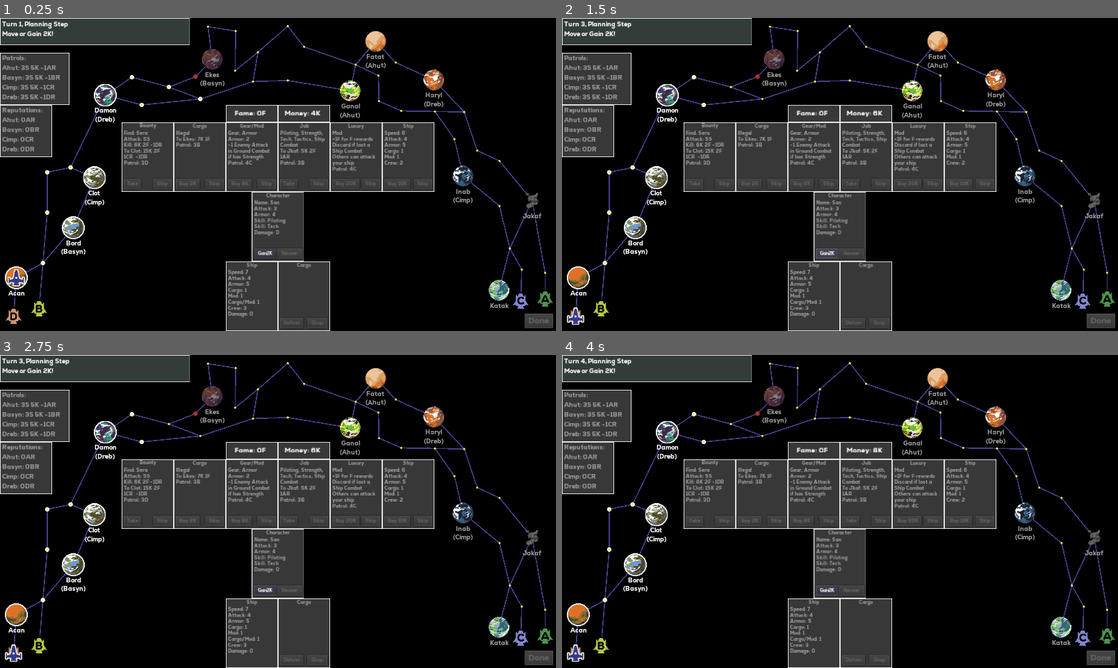
Above: before the commit, frames 1-4 (two rows, left to right).
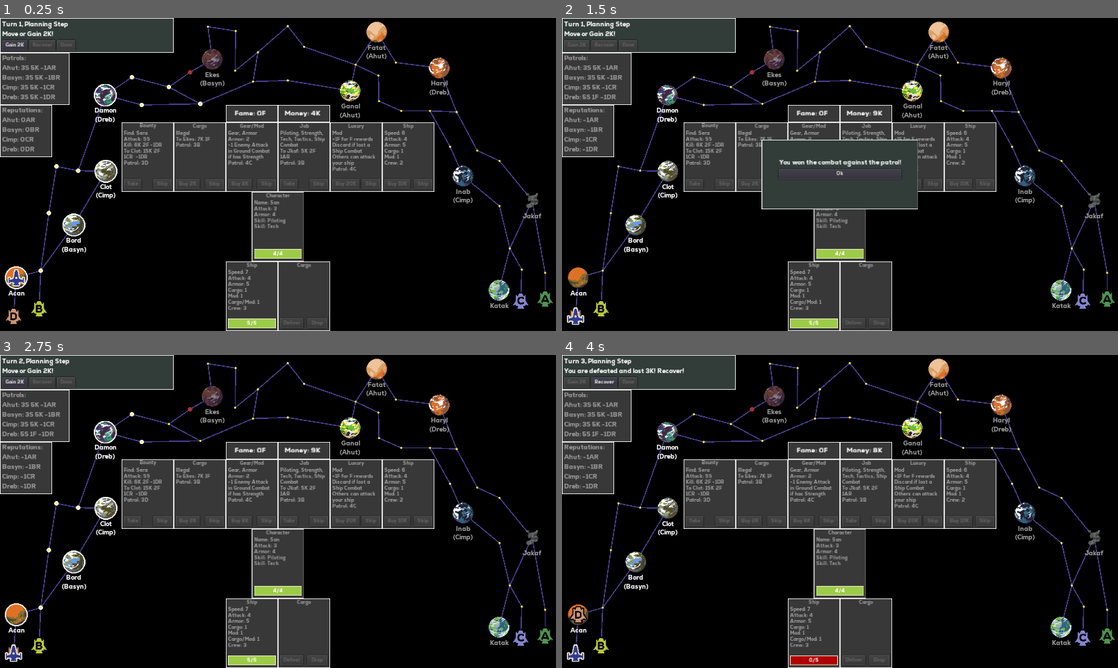
Above: after the commit, the same moments.

Repository: kosinaz/20-parsecs
Game: Godot game, scene res://scenes/ingame.tscn
The game is run twice, just before and just after one commit, with the same random seed, the same clock (stepped at 60 frames per second) and the same inputs.
Inputs (mouse positions are in pixels of both pictures, inside the frame that each line leads up to):
- Up to frame 1 (0.25 s): no input
- Up to frame 2 (1.5 s): click (573, 315) at 0.52 s; click (828, 252) at 1.25 s, where only the run before the commit has a clickable "Gain2K"
- Up to frame 3 (2.75 s): click (278, 511) at 2 s, where only the run after the commit has a clickable "Ok"
- Up to frame 4 (4 s): click "Gain2K" (after the commit: "Gain 2K") at 2.75 s; click (840, 511) at 3.5 s, where only the run after the commit has a clickable "Ok"

The runs differ from the first frame. In frame 1, 4.6% of the frame differs, in the area x 0-100%, y 0-100%; in frame 2, 7.3%; in frame 3, 4.7%; in frame 4, 5.2%.

Commit message:
ui revamp on damage and some spaces

Diff:
--- a/20 Parsecs/scenes/character.gd
+++ b/20 Parsecs/scenes/character.gd
@@ -14,7 +14,9 @@
 		$Data.text += "Skill: " + str(_data.skill2) + "\n"
 	if _data.has("skill3"):
 		$Data.text += "Skill: " + str(_data.skill3) + "\n"
-	$Data.text += "Damage: " + str(_damage)
+	$"%CharacterDamage".value = 0
+	$"%CharacterDamage".max_value = _data.armor
+	$"%CharacterDamageLabel".text = str(_data.armor - _damage) + "/" + str(_data.armor)
 
 func get_data():
 	return _data
@@ -27,11 +29,13 @@
 	if _damage >= _data.armor:
 		defeated = true
 		_damage = _data.armor
-	setup(_data)
+	$"%CharacterDamage".value = _damage
+	$"%CharacterDamageLabel".text = str(_data.armor - _damage) + "/" + str(_data.armor)
 
 func heal(amount = 0):
 	defeated = false
 	if amount == 0:
 		amount = _damage
 	_damage -= amount
-	setup(_data)
+	$"%CharacterDamage".value = _damage
+	$"%CharacterDamageLabel".text = str(_data.armor - _damage) + "/" + str(_data.armor)
--- a/20 Parsecs/scenes/ingame.tscn
+++ b/20 Parsecs/scenes/ingame.tscn
@@ -47,10 +47,8 @@
 [ext_resource path="res://images/hud-patrol.png" type="Texture" id=45]
 [ext_resource path="res://images/patrol b.png" type="Texture" id=46]
 [ext_resource path="res://images/patrol c.png" type="Texture" id=47]
-
-[sub_resource type="DynamicFont" id=7]
-use_filter = true
-font_data = ExtResource( 29 )
+[ext_resource path="res://images/bar-under.png" type="Texture" id=48]
+[ext_resource path="res://images/bar-progress.png" type="Texture" id=49]
 
 [sub_resource type="DynamicFont" id=10]
 size = 12
@@ -70,18 +68,6 @@
 [sub_resource type="DynamicFont" id=6]
 size = 10
 use_filter = true
-font_data = ExtResource( 29 )
-
-[sub_resource type="DynamicFont" id=8]
-size = 10
-use_filter = true
-extra_spacing_char = -1
-font_data = ExtResource( 29 )
-
-[sub_resource type="DynamicFont" id=9]
-size = 10
-use_filter = true
-extra_spacing_char = -1
 font_data = ExtResource( 29 )
 
 [node name="Map" type="Node2D"]
@@ -114,12 +100,12 @@
 text = "Acan"
 
 [node name="Space4" parent="Spaces" instance=ExtResource( 2 )]
-position = Vector2( 79, 451 )
+position = Vector2( 75, 465 )
 space_1 = 2
 space_2 = 3
 
 [node name="Space5" parent="Spaces" instance=ExtResource( 2 )]
-position = Vector2( 135, 386 )
+position = Vector2( 136, 381 )
 space_1 = 4
 
 [node name="Button" parent="Spaces/Space5" index="0"]
@@ -133,19 +119,19 @@
 text = "(Basyn)"
 
 [node name="Space6" parent="Spaces" instance=ExtResource( 2 )]
-position = Vector2( 87, 358 )
+position = Vector2( 90, 359 )
 space_1 = 4
 
 [node name="Space7" parent="Spaces" instance=ExtResource( 2 )]
-position = Vector2( 87, 284 )
+position = Vector2( 104, 273 )
 space_1 = 6
 
 [node name="Space8" parent="Spaces" instance=ExtResource( 2 )]
-position = Vector2( 130, 275 )
+position = Vector2( 144, 281 )
 space_1 = 7
 
 [node name="Space9" parent="Spaces" instance=ExtResource( 2 )]
-position = Vector2( 174, 294 )
+position = Vector2( 195, 282 )
 space_1 = 5
 space_2 = 8
 
@@ -182,7 +168,7 @@
 space_1 = 11
 
 [node name="Space13" parent="Spaces" instance=ExtResource( 2 )]
-position = Vector2( 360, 108 )
+position = Vector2( 350, 100 )
 space_1 = 12
 
 [node name="Button" parent="Spaces/Space13" index="0"]
@@ -212,7 +198,7 @@
 space_1 = 10
 
 [node name="Space16" parent="Spaces" instance=ExtResource( 2 )]
-position = Vector2( 369, 149 )
+position = Vector2( 369, 158 )
 space_1 = 12
 space_2 = 15
 
@@ -250,7 +236,7 @@
 space_1 = 23
 
 [node name="Space25" parent="Spaces" instance=ExtResource( 2 )]
-position = Vector2( 692, 43 )
+position = Vector2( 694, 26 )
 space_1 = 24
 
 [node name="Button" parent="Spaces/Space25" index="0"]
@@ -295,7 +281,7 @@
 space_1 = 29
 
 [node name="Space31" parent="Spaces" instance=ExtResource( 2 )]
-position = Vector2( 799, 114 )
+position = Vector2( 809, 92 )
 space_1 = 28
 
 [node name="Button" parent="Spaces/Space31" index="0"]
@@ -309,7 +295,7 @@
 text = "(Dreb)"
 
 [node name="Space32" parent="Spaces" instance=ExtResource( 2 )]
-position = Vector2( 855, 173 )
+position = Vector2( 841, 173 )
 space_1 = 31
 
 [node name="Space33" parent="Spaces" instance=ExtResource( 2 )]
@@ -325,12 +311,12 @@
 space_1 = 30
 
 [node name="Space36" parent="Spaces" instance=ExtResource( 2 )]
-position = Vector2( 801, 172 )
+position = Vector2( 792, 171 )
 space_1 = 32
 space_2 = 35
 
 [node name="Space37" parent="Spaces" instance=ExtResource( 2 )]
-position = Vector2( 837, 223 )
+position = Vector2( 829, 237 )
 space_1 = 36
 
 [node name="Space38" parent="Spaces" instance=ExtResource( 2 )]
@@ -426,23 +412,9 @@
 
 [node name="CanvasLayer" type="CanvasLayer" parent="."]
 
-[node name="Done" type="Button" parent="CanvasLayer"]
-unique_name_in_owner = true
-anchor_left = 0.5
-anchor_top = 0.5
-anchor_right = 0.5
-anchor_bottom = 0.5
-margin_left = 454.0
-margin_top = 256.0
-margin_right = 507.0
-margin_bottom = 283.0
-custom_fonts/font = SubResource( 7 )
-disabled = true
-text = "Done"
-
 [node name="TurnIndicator" type="TextureRect" parent="CanvasLayer"]
-margin_right = 350.0
-margin_bottom = 50.0
+margin_right = 320.0
+margin_bottom = 64.0
 texture = ExtResource( 32 )
 
 [node name="TurnIndicator" type="Label" parent="CanvasLayer/TurnIndicator"]
@@ -453,7 +425,40 @@
 margin_bottom = 41.0
 custom_fonts/font = ExtResource( 39 )
 text = "Turn 1, Planning Step
-Move or Work for 2000 credits!"
+Move or Gain 2K or Recover!"
+
+[node name="HBoxContainer" type="HBoxContainer" parent="CanvasLayer/TurnIndicator"]
+anchor_top = 1.0
+anchor_bottom = 1.0
+margin_left = 4.0
+margin_top = -23.0
+margin_right = 154.0
+margin_bottom = -4.0
+
+[node name="Gain2K" type="Button" parent="CanvasLayer/TurnIndicator/HBoxContainer"]
+unique_name_in_owner = true
+margin_right = 51.0
+margin_bottom = 19.0
+custom_fonts/font = ExtResource( 38 )
+text = "Gain 2K"
+
+[node name="Recover" type="Button" parent="CanvasLayer/TurnIndicator/HBoxContainer"]
+unique_name_in_owner = true
+margin_left = 55.0
+margin_right = 108.0
+margin_bottom = 19.0
+custom_fonts/font = ExtResource( 38 )
+disabled = true
+text = "Recover"
+
+[node name="Done" type="Button" parent="CanvasLayer/TurnIndicator/HBoxContainer"]
+unique_name_in_owner = true
+margin_left = 112.0
+margin_right = 150.0
+margin_bottom = 19.0
+custom_fonts/font = ExtResource( 38 )
+disabled = true
+text = "Done"
 
 [node name="Patrol" type="TextureRect" parent="CanvasLayer"]
 margin_top = 64.0
@@ -922,30 +927,35 @@
 "
 autowrap = true
 
-[node name="Gain2K" type="Button" parent="CanvasLayer/Character/Character"]
-unique_name_in_owner = true
-anchor_top = 1.0
-anchor_bottom = 1.0
-margin_left = 3.0
-margin_top = -24.0
-margin_right = 47.0
-margin_bottom = -5.0
-custom_fonts/font = SubResource( 8 )
-text = "Gain2K"
-
-[node name="Recover" type="Button" parent="CanvasLayer/Character/Character"]
-unique_name_in_owner = true
-anchor_left = 1.0
-anchor_top = 1.0
-anchor_right = 1.0
-anchor_bottom = 1.0
-margin_left = -50.0
-margin_top = -24.0
-margin_right = -3.0
-margin_bottom = -5.0
-custom_fonts/font = SubResource( 9 )
-disabled = true
-text = "Recover"
+[node name="CharacterDamage" type="TextureProgress" parent="CanvasLayer/Character/Character"]
+unique_name_in_owner = true
+anchor_left = 0.5
+anchor_top = 1.0
+anchor_right = 0.5
+anchor_bottom = 1.0
+margin_left = -44.0
+margin_top = -23.0
+margin_right = 44.0
+margin_bottom = -5.0
+max_value = 4.0
+texture_under = ExtResource( 48 )
+texture_progress = ExtResource( 49 )
+fill_mode = 1
+
+[node name="CharacterDamageLabel" type="Label" parent="CanvasLayer/Character/Character/CharacterDamage"]
+unique_name_in_owner = true
+anchor_left = 0.5
+anchor_top = 0.5
+anchor_right = 0.5
+anchor_bottom = 0.5
+margin_left = -9.5
+margin_top = -6.5
+margin_right = 9.5
+margin_bottom = 6.5
+grow_horizontal = 2
+grow_vertical = 2
+custom_fonts/font = ExtResource( 38 )
+text = "5/5"
 
 [node name="Ship" type="HBoxContainer" parent="CanvasLayer"]
 anchor_left = 0.5
@@ -986,6 +996,37 @@
 text = "
 "
 autowrap = true
+
+[node name="ShipDamage" type="TextureProgress" parent="CanvasLayer/Ship/Ship"]
+unique_name_in_owner = true
+anchor_left = 0.5
+anchor_top = 1.0
+anchor_right = 0.5
+anchor_bottom = 1.0
+margin_left = -44.0
+margin_top = -23.0
+margin_right = 44.0
+margin_bottom = -5.0
+max_value = 4.0
+value = 2.0
+texture_under = ExtResource( 48 )
+texture_progress = ExtResource( 49 )
+fill_mode = 1
+
+[node name="ShipDamageLabel" type="Label" parent="CanvasLayer/Ship/Ship/ShipDamage"]
+unique_name_in_owner = true
+anchor_left = 0.5
+anchor_top = 0.5
+anchor_right = 0.5
+anchor_bottom = 0.5
+margin_left = -9.5
+margin_top = -6.5
+margin_right = 9.5
+margin_bottom = 6.5
+grow_horizontal = 2
+grow_vertical = 2
+custom_fonts/font = ExtResource( 38 )
+text = "5/5"
 
 [node name="ShipCargo" type="TextureRect" parent="CanvasLayer/Ship"]
 unique_name_in_owner = true
@@ -1161,14 +1202,64 @@
 anchor_top = 0.5
 anchor_right = 0.5
 anchor_bottom = 0.5
-margin_left = -103.5
-margin_top = -48.0
-margin_right = 103.5
-margin_bottom = 48.0
+margin_left = -91.5
+margin_top = -40.5
+margin_right = 91.5
+margin_bottom = 40.5
 grow_horizontal = 2
 grow_vertical = 2
 
 [node name="FailedLabel" type="Label" parent="CanvasLayer/PromptContainer/VBoxContainer"]
+unique_name_in_owner = true
+margin_right = 183.0
+margin_bottom = 35.0
+custom_fonts/font = ExtResource( 39 )
+text = "Smuggling failed!
+Encounter step will be skipped!"
+align = 1
+
+[node name="FailedSell" type="Button" parent="CanvasLayer/PromptContainer/VBoxContainer"]
+unique_name_in_owner = true
+margin_top = 39.0
+margin_right = 183.0
+margin_bottom = 58.0
+custom_fonts/font = ExtResource( 38 )
+text = "Deliver (Attack: 3S)"
+
+[node name="FailedSell2" type="Button" parent="CanvasLayer/PromptContainer/VBoxContainer"]
+unique_name_in_owner = true
+margin_top = 62.0
+margin_right = 183.0
+margin_bottom = 81.0
+custom_fonts/font = ExtResource( 38 )
+text = "Keep Cargo"
+
+[node name="AlertWindow" type="TextureRect" parent="CanvasLayer"]
+unique_name_in_owner = true
+visible = false
+anchor_left = 0.5
+anchor_top = 0.5
+anchor_right = 0.5
+anchor_bottom = 0.5
+margin_left = -144.0
+margin_top = -64.0
+margin_right = 144.0
+margin_bottom = 64.0
+texture = ExtResource( 34 )
+
+[node name="VBoxContainer" type="VBoxContainer" parent="CanvasLayer/AlertWindow"]
+anchor_left = 0.5
+anchor_top = 0.5
+anchor_right = 0.5
+anchor_bottom = 0.5
+margin_left = -103.5
+margin_top = -29.0
+margin_right = 103.5
+margin_bottom = 29.0
+grow_horizontal = 2
+grow_vertical = 2
+
+[node name="AlertSummary" type="Label" parent="CanvasLayer/AlertWindow/VBoxContainer"]
 unique_name_in_owner = true
 margin_right = 207.0
 margin_bottom = 35.0
@@ -1177,56 +1268,6 @@
 Encounter step will be skipped!"
 align = 1
 
-[node name="FailedSell" type="Button" parent="CanvasLayer/PromptContainer/VBoxContainer"]
-unique_name_in_owner = true
-margin_top = 39.0
-margin_right = 207.0
-margin_bottom = 58.0
-custom_fonts/font = ExtResource( 38 )
-text = "Deliver (Attack: 3S)"
-
-[node name="FailedSell2" type="Button" parent="CanvasLayer/PromptContainer/VBoxContainer"]
-unique_name_in_owner = true
-margin_top = 62.0
-margin_right = 207.0
-margin_bottom = 81.0
-custom_fonts/font = ExtResource( 38 )
-text = "Keep Cargo"
-
-[node name="AlertWindow" type="TextureRect" parent="CanvasLayer"]
-unique_name_in_owner = true
-visible = false
-anchor_left = 0.5
-anchor_top = 0.5
-anchor_right = 0.5
-anchor_bottom = 0.5
-margin_left = -144.0
-margin_top = -64.0
-margin_right = 144.0
-margin_bottom = 64.0
-texture = ExtResource( 34 )
-
-[node name="VBoxContainer" type="VBoxContainer" parent="CanvasLayer/AlertWindow"]
-anchor_left = 0.5
-anchor_top = 0.5
-anchor_right = 0.5
-anchor_bottom = 0.5
-margin_left = -103.5
-margin_top = -48.0
-margin_right = 103.5
-margin_bottom = 48.0
-grow_horizontal = 2
-grow_vertical = 2
-
-[node name="AlertSummary" type="Label" parent="CanvasLayer/AlertWindow/VBoxContainer"]
-unique_name_in_owner = true
-margin_right = 207.0
-margin_bottom = 35.0
-custom_fonts/font = ExtResource( 39 )
-text = "Smuggling failed!
-Encounter step will be skipped!"
-align = 1
-
 [node name="AlertButton" type="Button" parent="CanvasLayer/AlertWindow/VBoxContainer"]
 margin_top = 39.0
 margin_right = 207.0
@@ -1234,13 +1275,13 @@
 custom_fonts/font = ExtResource( 38 )
 text = "Ok"
 
-[connection signal="pressed" from="CanvasLayer/Done" to="." method="_on_done_pressed"]
+[connection signal="pressed" from="CanvasLayer/TurnIndicator/HBoxContainer/Gain2K" to="." method="_on_work_pressed"]
+[connection signal="pressed" from="CanvasLayer/TurnIndicator/HBoxContainer/Recover" to="." method="_on_heal_pressed"]
+[connection signal="pressed" from="CanvasLayer/TurnIndicator/HBoxContainer/Done" to="." method="_on_done_pressed"]
 [connection signal="pressed" from="CanvasLayer/Market/MarketCargo/Buy" to="." method="_on_market_cargo_buy_pressed"]
 [connection signal="pressed" from="CanvasLayer/Market/MarketCargo/Skip" to="." method="_on_market_cargo_skip_pressed"]
 [connection signal="pressed" from="CanvasLayer/Market/MarketShip/Buy" to="." method="_on_market_ship_buy_pressed"]
 [connection signal="pressed" from="CanvasLayer/Market/MarketShip/Skip" to="." method="_on_market_ship_skip_pressed"]
-[connection signal="pressed" from="CanvasLayer/Character/Character/Gain2K" to="." method="_on_work_pressed"]
-[connection signal="pressed" from="CanvasLayer/Character/Character/Recover" to="." method="_on_heal_pressed"]
 [connection signal="pressed" from="CanvasLayer/Ship/ShipCargo/Deliver" to="." method="_on_ship_cargo_deliver_pressed"]
 [connection signal="pressed" from="CanvasLayer/Ship/ShipCargo/Drop" to="." method="_on_ship_cargo_drop_pressed"]
 [connection signal="pressed" from="CanvasLayer/Ship/ShipCargo2/Deliver" to="." method="_on_ship_cargo_deliver2_pressed"]
--- a/20 Parsecs/scenes/player.gd
+++ b/20 Parsecs/scenes/player.gd
@@ -3,10 +3,10 @@
 var current_space = null
 var fame = 0
 var money = 0
-var ahut = 0
-var basyn = 0
-var cimp = 0
-var dreb = 0
+var ahut = -1
+var basyn = -1
+var cimp = -1
+var dreb = -1
 
 func get_money():
 	return money
--- a/20 Parsecs/scenes/ship.gd
+++ b/20 Parsecs/scenes/ship.gd
@@ -16,9 +16,10 @@
 		$Data.text += "Mod: " + str(_data.mod) + "\n"
 	if _data.has("cargomod"):
 		$Data.text += "Cargo/Mod: " + str(_data.cargomod) + "\n"
-	$Data.text += "Crew: " + str(_data.crew) + "\n"
-	if not has_node("Buy"):
-		$Data.text += "Damage: " + str(_damage)
+	$Data.text += "Crew: " + str(_data.crew)
+	$"%ShipDamage".value = 0
+	$"%ShipDamage".max_value = _data.armor
+	$"%ShipDamageLabel".text = str(_data.armor - _damage) + "/" + str(_data.armor)
 
 func get_data():
 	return _data
@@ -31,14 +32,16 @@
 	if _damage >= _data.armor:
 		defeated = true
 		_damage = _data.armor
-	setup(_data)
+	$"%ShipDamage".value = _damage
+	$"%ShipDamageLabel".text = str(_data.armor - _damage) + "/" + str(_data.armor)
 
 func repair(amount = 0):
 	defeated = false
 	if amount == 0:
 		amount = _damage
 	_damage -= amount
-	setup(_data)
+	$"%ShipDamage".value = _damage
+	$"%ShipDamageLabel".text = str(_data.armor - _damage) + "/" + str(_data.armor)
 
 func enable_buy():
 	$Buy.disabled = false
Binary file added: 20 Parsecs/images/bar-progress.png
Not shown, added: 20 Parsecs/images/bar-progress.png.import
Binary file added: 20 Parsecs/images/bar-under.png
Not shown, added: 20 Parsecs/images/bar-under.png.import
Binary file changed: 20 Parsecs/images/hud-top.png
Not shown: 1 places in 20 Parsecs/scenes/ingame.tscn that only renumber resources
